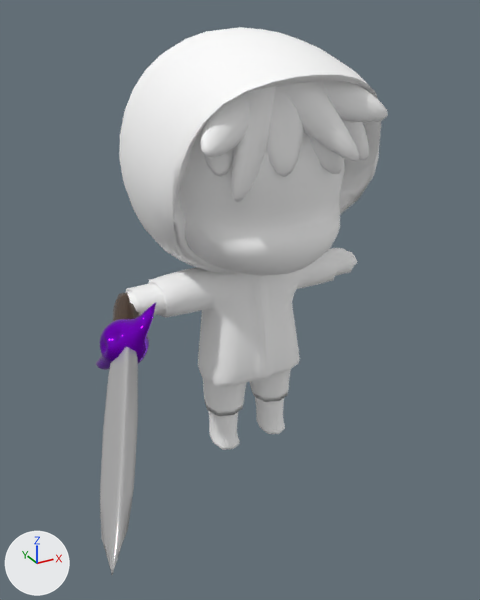
A saved change to the FBX model Assets/Animations/ZendAnimations/DemonComobs/Attack2.fbx.
Rendered twice from a camera (50 mm lens) standing at (-0.909, -1.667, 1.292) and looking at (-0.136, -0.262, 0.59). The lights are fixed; the arrows at lower left show +X, +Y and +Z. Where no turn or scale is listed for an object, it has been applied to the vertices.

In view in the first picture: 'Body', 'Hair', 'demonSword1'.
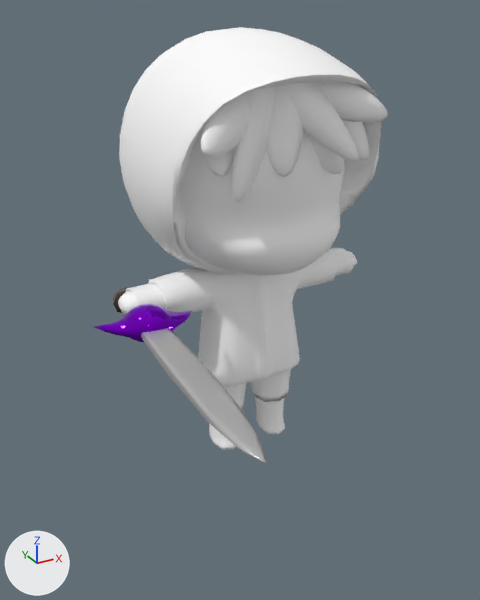
Location of each change, (x1, y1, x2, y2) in pixels of the pictures (480 x 600 px):
'demonSword1', deleted: before (96, 292, 156, 575)
    faces in mat_demonsword_aistandardsurface1 (light grey #c4c4c4): (100, 347, 138, 575)
    faces in mat_demonsword_aistandardsurface2 (purple #8f00e9): (96, 302, 156, 370)
    faces in mat_demonsword_aistandardsurface3 (brown #4a392c): (112, 292, 139, 322)
'demonSword2', added: after (93, 287, 266, 464)
    faces in mat_demonsword_aistandardsurface1 (light grey #c4c4c4): (141, 328, 266, 464)
    faces in mat_demonsword_aistandardsurface2 (purple #8f00e9): (93, 303, 192, 343)
    faces in mat_demonsword_aistandardsurface3 (brown #4a392c): (113, 287, 132, 313)

Patch to the scene script:
```diff
--- a/Assets/Animations/ZendAnimations/DemonComobs/Attack2.fbx.py
+++ b/Assets/Animations/ZendAnimations/DemonComobs/Attack2.fbx.py
@@ me_mesh_1 @@
+me_mesh_1.from_pydata(...)  # 662 vertices, 644 faces; spans x -0.144..0.136, y -0.773..0.111, z -0.057..0.049
+# faces by material slot: [116, 484, 44]
+me_mesh_1.materials.append(mat_demonsword_aistandardsurface1)  # light grey #c4c4c4
+me_mesh_1.materials.append(mat_demonsword_aistandardsurface2)  # purple #8f00e9
+me_mesh_1.materials.append(mat_demonsword_aistandardsurface3)  # brown #4a392c
@@ ob_demonsword1 @@
-ob_demonsword1 = bpy.data.objects.new('demonSword1', me_mesh)
-ob_demonsword1.location = (-0.378, -0.054, 0.544)
@@ ob_demonsword2 @@
+ob_demonsword2 = bpy.data.objects.new('demonSword2', me_mesh_1)
+ob_demonsword2.location = (-0.35, -0.048, 0.53)
```
